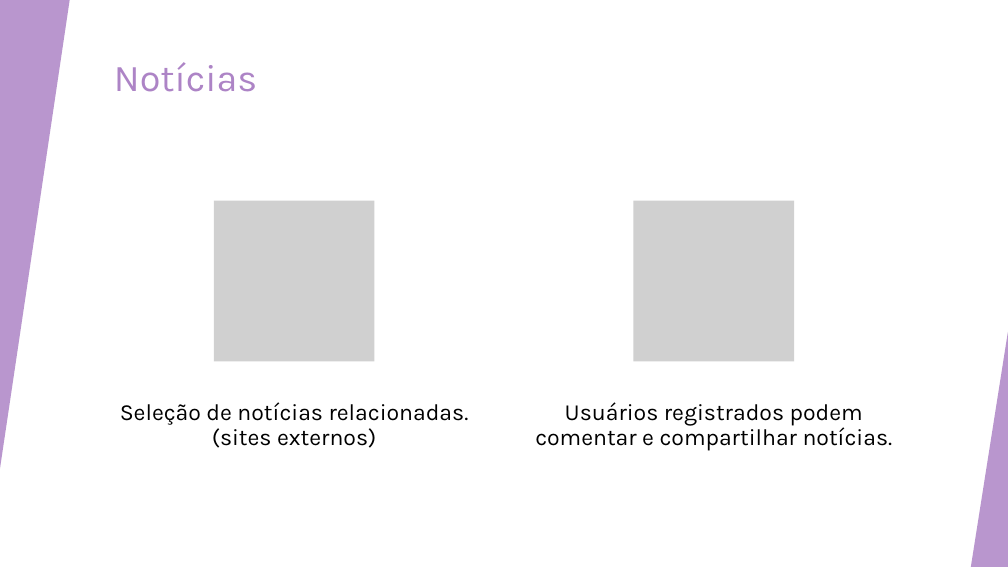
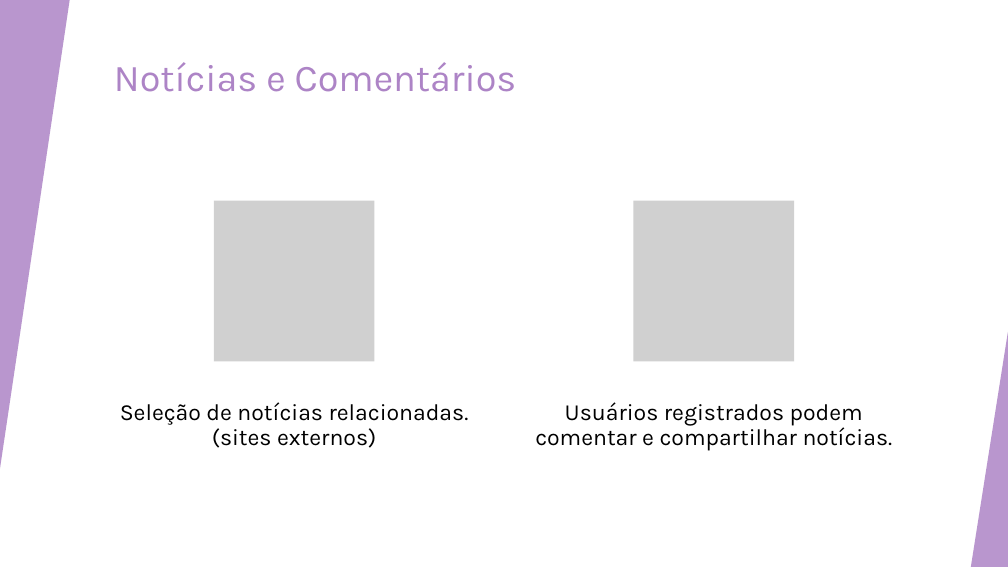
Before and after one commit to guilhermewerner/ti2, a slide deck: slide 5 of Documentation/Sprint-2.pptx (slide 4 before the commit). Drawn at 1008x567 pixels with LibreOffice and Linux fonts; fonts in the diff are those of the drawing; grey boxes stand for pictures. Boxes give left, top, right and bottom in pixels: in the first picture for what was removed or moved away, otherwise in the second. Text is boxed around its words. In the diff, an @@ line names an element or a change of style, - is before the commit and + after.

```diff
--- a/Documentation/Sprint-2.pptx
+++ b/Documentation/Sprint-2.pptx
@@ title at (x1=114, y1=62, x2=517, y2=92): text changed @@
-Notícias
+Notícias e Comentários
```
Also in this commit, not shown: 7 other slides changed, 4 slides added, 1 slide removed, 8 other files.
